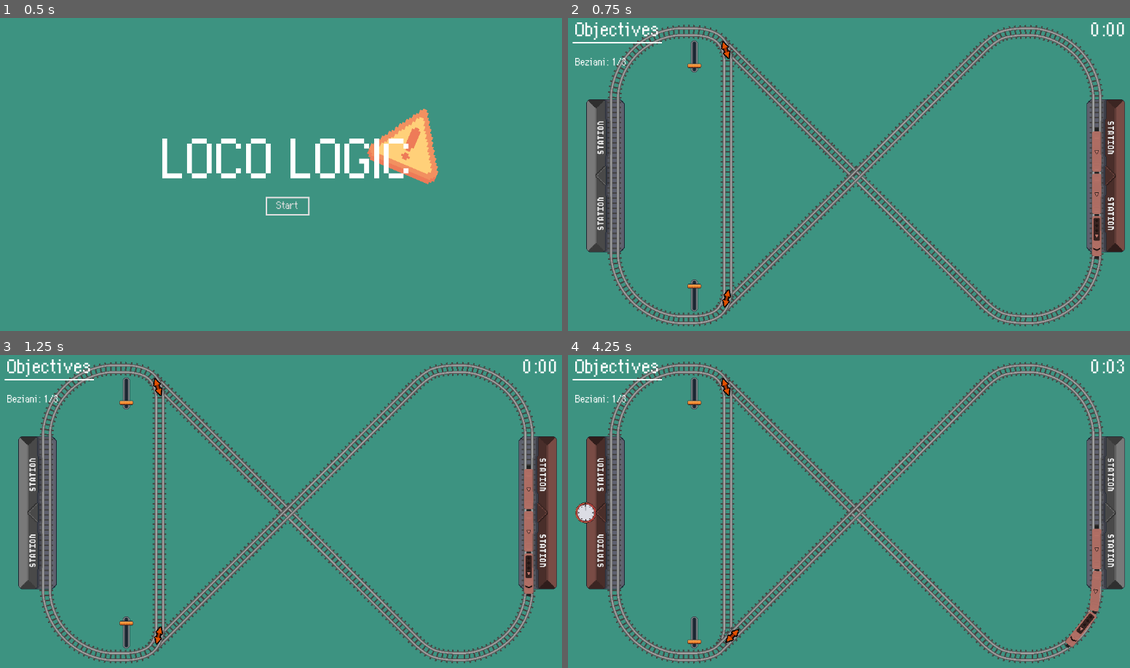
Above: before the commit, frames 1-4 (two rows, left to right).
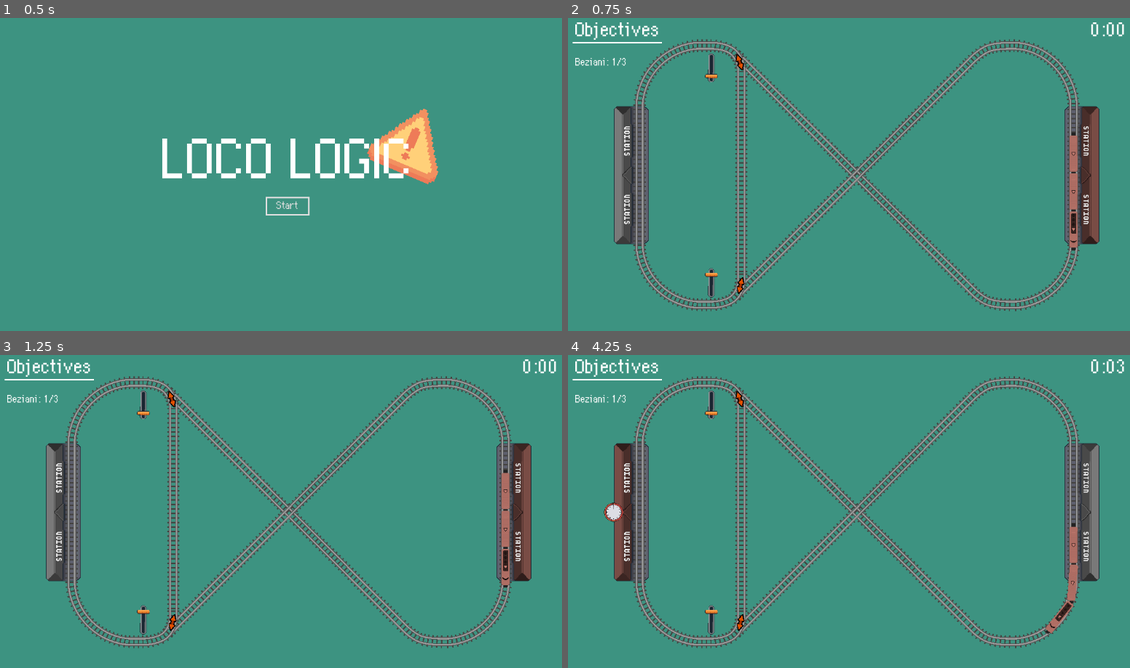
Above: after the commit, the same moments.

Repository: dsg-jam/ld54-game
Game: Godot game, scene res://scenes/MainMenu.tscn
Two runs of this game, one before a commit and one after it. Both use one fixed random seed, a clock stepped at 60 frames per second and the inputs below.
Inputs (mouse positions are in pixels of both pictures, inside the frame that each line leads up to):
- Up to frame 1 (0.5 s): no input
- Up to frame 2 (0.75 s): click "Start" at 0.5 s
- Up to frame 3 (1.25 s): no input
- Up to frame 4 (4.25 s): click (691, 633) at 1.27 s; hold Space (brake) 2.78-3.53 s

Frame 1 is identical in both runs. In frame 2, 21% of the frame differs, in the area x 3-100%, y 2-99%; in frame 3, 21%; in frame 4, 22%, in the area x 1-100%, y 2-99%.

Commit message:
add camera to level 1 and 2

Diff:
--- a/scenes/Level1.tscn
+++ b/scenes/Level1.tscn
@@ -120,9 +120,9 @@
 resource_local_to_scene = true
 instance_count = 11
 mesh = SubResource("ArrayMesh_umy7o")
-buffer = PackedFloat32Array(0.999914, -0.0131121, 0, 5, 0.01 …(391 unchanged characters)…  0.814416, 0.580281, 0, 19.9817, 0.420537, -0.907275, 0, 64.909, 0.907275, 0.420537, 0, 28.3721, 0.274261, -0.961655, 0, 68.7216, 0.961 …(145 unchanged characters)…
-
-[sub_resource type="Curve2D" id="Curve2D_a7pxc"]
+buffer = PackedFloat32Array(0.999914, -0.0131121, 0, 5, 0.01 …(391 unchanged characters)…  0.814416, 0.580281, 0, 19.9817, 0.420536, -0.907276, 0, 64.909, 0.907276, 0.420536, 0, 28.3722, 0.274261, -0.961655, 0, 68.7216, 0.961 …(145 unchanged characters)…
+
+[sub_resource type="Curve2D" id="Curve2D_iti7m"]
 resource_local_to_scene = true
 _data = {
 "points": PackedVector2Array(0, 0, 0, 0, 67, -219, 0, 0, 0, 0, 67, 217)
@@ -131,6 +131,10 @@
 
 [node name="Level1" type="Node2D"]
 position = Vector2(-7, 24)
+
+[node name="Camera2D" type="Camera2D" parent="."]
+position = Vector2(581, 301)
+zoom = Vector2(0.9, 0.9)
 
 [node name="CanvasLayer" type="CanvasLayer" parent="."]
 
@@ -203,7 +207,7 @@
 multimesh = SubResource("MultiMesh_1tu7u")
 
 [node name="TrackLine" parent="Tracks/TrackSwitch2/LeftTrack" index="4"]
-points = PackedVector2Array(2.08165e-12, 2.08165e-12, 4, 1.0 …(394 unchanged characters)… 36.6175, 78.5049, 38.496, 80, 40, 81.0312, 41.0312, 83.75, 43.75, 85.5664, 45.5664, 87.5938, 47.5938, 89.7617, 49.7617, 92, 52, 94.2383, 54.2383, 96.4062, 56.4062, 98.4336, 58.4336, 100.25, 60.25, 102.969, 62.9688, 104, 64)
+points = PackedVector2Array(2.08165e-12, 2.08165e-12, 4, 1.0 …(394 unchanged characters)… 36.6175, 78.5049, 38.496, 80, 40, 81.0313, 41.0313, 83.75, 43.75, 85.5664, 45.5664, 87.5938, 47.5938, 89.7617, 49.7617, 92, 52, 94.2383, 54.2383, 96.4063, 56.4063, 98.4336, 58.4336, 100.25, 60.25, 102.969, 62.9688, 104, 64)
 
 [node name="Pointer" parent="Tracks/TrackSwitch2/LeftTrack" index="5"]
 position = Vector2(81.3648, 41.3648)
--- a/scenes/Level2.tscn
+++ b/scenes/Level2.tscn
@@ -163,6 +163,10 @@
 
 [node name="Level2" type="Node2D"]
 position = Vector2(-7, 24)
+
+[node name="Camera2D" type="Camera2D" parent="."]
+position = Vector2(581, 301)
+zoom = Vector2(0.9, 0.9)
 
 [node name="CanvasLayer" type="CanvasLayer" parent="."]
 
Not shown: 3 places in scenes/Level1.tscn that only renumber resources
Not shown: 8 places in scenes/Level2.tscn that only renumber resources
